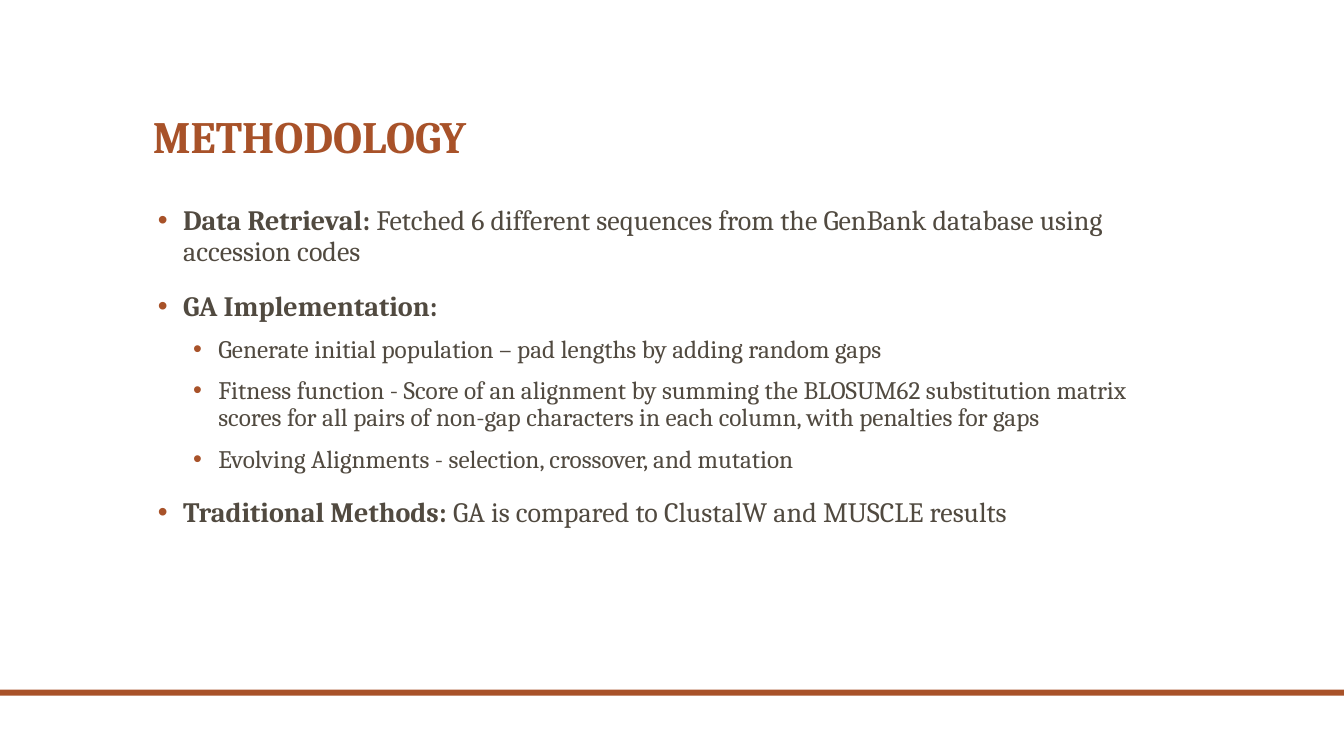
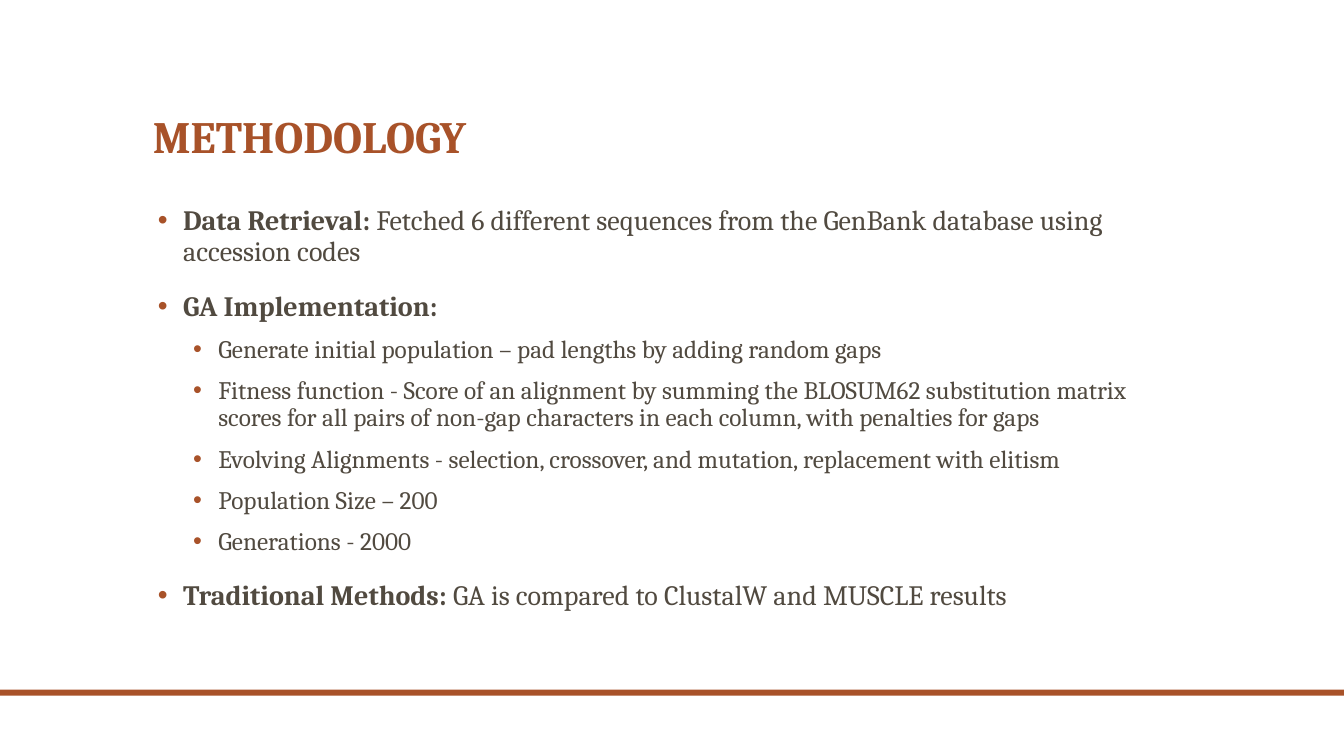
Before and after one commit to fredj5/Bioinformatics, a slide deck: slide 4 of project_slides.pptx. Drawn at 1344x756 pixels with LibreOffice and Linux fonts; fonts in the diff are those of the drawing; background and template pictures are left out. Boxes give left, top, right and bottom in pixels: in the first picture for what was removed or moved away, otherwise in the second. Text is boxed around its words. In the diff, an @@ line names an element or a change of style, - is before the commit and + after.

```diff
--- a/project_slides.pptx
+++ b/project_slides.pptx
@@ text at [218, 450, 1059, 551]: text changed @@
-  • Evolving Alignments - selection, crossover, and mutation
+  • Evolving Alignments - selection, crossover, and mutation, replacement with elitism
+  • Population Size – 200
+  • Generations - 2000
```
Also in this commit, not shown: 1 other slide changed, 2 slides added, 6 other files.
